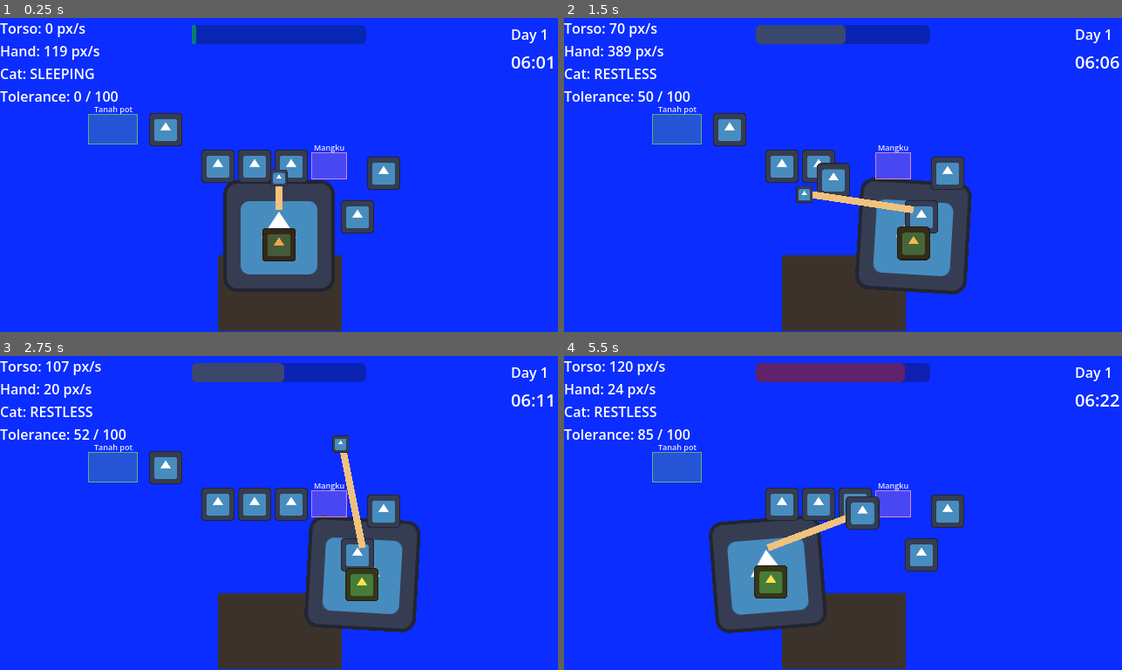
Above: before the commit, frames 1-4 (two rows, left to right).
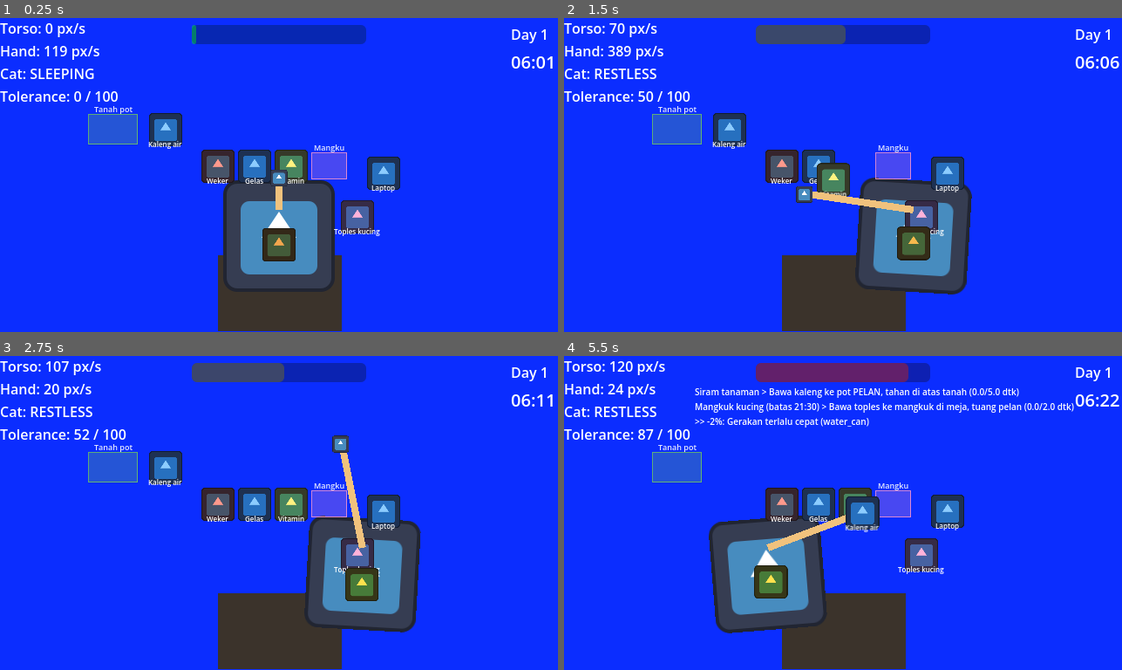
Above: after the commit, the same moments.

Repository: frlbelajarngoding/Cat-on-My-Lap
Game: Godot game, scene res://scenes/main.tscn
Same seed, same stepped clock (60 frames per second), same inputs: the game is played once before the commit and once after it. The engine's default icon, where the game draws it, is replaced by a stand-in: a white triangle on a blue panel in a dark square.
Inputs (mouse positions are in pixels of both pictures, inside the frame that each line leads up to):
- Up to frame 1 (0.25 s): no input
- Up to frame 2 (1.5 s): tap Enter at 0.5 s; move the mouse to (965, 159) at 0.52 s; press the mouse at (965, 159) at 0.53 s; hold D (move_right) 0.53-1.28 s; move the mouse to (731, 190) at 1.27 s; release the mouse at (731, 190) at 1.28 s; hold A (move_left) from 1.28 s (still down); click (731, 190) at 1.35 s
- Up to frame 3 (2.75 s): move the mouse to (334, 443) at 2.02 s; release A (move_left) at 2.03 s; press the mouse at (334, 443) at 2.03 s; hold D (move_right) from 2.03 s (still down); tap R at 2.1 s
- Up to frame 4 (5.5 s): move the mouse to (815, 575) at 2.77 s; release the mouse at (815, 575) at 2.78 s; tap one key every 0.75 s from 2.85 s: 1 2 3 4; click (815, 575) at 3.05 s; move the mouse to (1010, 560) at 3.52 s; release D (move_right) at 3.53 s; press the mouse at (1010, 560) at 3.53 s; hold A (move_left) from 3.53 s (still down); move the mouse to (675, 465) at 4.27 s; release the mouse at (675, 465) at 4.28 s; click (675, 465) at 4.55 s; move the mouse to (870, 513) at 5.02 s; press the mouse at (870, 513) at 5.03 s

The runs differ from the first frame. In frame 1, 2.4% of the frame differs, in the area x 26-71%, y 32-70%; in frame 2, 2.3%; in frame 3, 2.5%; in frame 4, 4.1%, in the area x 14-92%, y 2-77%.
Error before the commit: Invalid access to property or key 'task_completed' on a base object of type 'Node (events.gd)'. (res://scripts/task_manager.gd:62)

Commit message:
Logic Sistem Tugas
hands on gim tolong diperpanjang deadlinenya

Diff:
--- a/scripts/cat.gd
+++ b/scripts/cat.gd
@@ -99,6 +99,9 @@
 	Events.torso_moved.connect(func(s: float) -> void: _torso_speed = s)
 	Events.hand_moved.connect(func(s: float) -> void: _hand_speed = s)
 	Events.item_dropped.connect(_on_item_dropped)
+	# Penalti/pemulihan dari sistem tugas (suara, tumpah, tugas terlambat, bonus).
+	Events.meter_penalty.connect(_on_meter_penalty)
+	Events.meter_recovery.connect(_on_meter_recovery)
 	# Umumkan nilai awal supaya UI langsung tersinkron.
 	Events.tolerance_changed.emit(tolerance, max_tolerance)
 
@@ -148,6 +151,20 @@
 	if jolt > 0.0:
 		_set_tolerance(tolerance + jolt)
 		_evaluate_state()
+
+# Penalti dari sistem tugas: toleransi naik sebesar amount (% meter).
+func _on_meter_penalty(amount: float, _reason: String) -> void:
+	if not is_alive():
+		return
+	_set_tolerance(tolerance + amount)
+	_evaluate_state()
+
+# Pemulihan dari sistem tugas: toleransi turun (tidak di bawah lantai harian).
+func _on_meter_recovery(amount: float) -> void:
+	if not is_alive():
+		return
+	_set_tolerance(tolerance - amount)
+	_evaluate_state()
 
 # Mengubah toleransi (dibatasi 0..max) dan memberi tahu UI/sistem lain.
 # Signal hanya dikirim jika nilainya benar-benar berubah.
--- a/scripts/day_manager.gd
+++ b/scripts/day_manager.gd
@@ -26,6 +26,7 @@
 
 @onready var clock: GameClock = $GameClock
 @onready var hud: DayHUD = $"../HUD"
+@onready var tasks: TaskManager = $"../TaskManager"
 
 func _ready() -> void:
 	Events.tolerance_changed.connect(func(value: float, _max: float) -> void: _tolerance = value)
@@ -62,10 +63,18 @@
 
 # ---------- SUKSES ----------
 
-# Jam mencapai akhir hari tanpa ada kegagalan = hari sukses.
+# Jam mencapai akhir hari (22:00). Hari hanya bisa ditutup bila semua tugas A
+# (mangkuk kucing, vitamin, dll.) selesai. Bila belum, jam berhenti di 22:00 dan
+# pemain masih harus menyelesaikannya, dengan meter kucing tetap berjalan.
 func _on_day_time_ended() -> void:
 	if phase != Phase.RUNNING:
 		return
+	if not tasks.all_required_done():
+		tasks.overtime = true
+		await Events.required_tasks_done
+		tasks.overtime = false
+		if phase != Phase.RUNNING:
+			return   # kucing keburu bangun/jatuh saat lembur
 	_finish_day()
 
 func _finish_day() -> void:
@@ -103,3 +112,10 @@
 			Events.task_failed.emit("Debug: tugas gagal")
 		elif event.keycode == KEY_F2:
 			clock.time_hours = clock.end_hour - 0.01   # loncat ke akhir hari
+		elif event.keycode == KEY_F3:
+			clock.speed_scale = 1.0 if clock.speed_scale > 1.0 else 4.0   # jam x4 / normal
+		elif event.keycode == KEY_F4:
+			# Ganti ke hari berikutnya (1..MAX_DAY) untuk mencoba jadwal tiap hari.
+			GameState.current_day = GameState.current_day % GameState.MAX_DAY + 1
+			GameState.carried_tolerance = 0.0
+			get_tree().reload_current_scene()
--- a/scripts/draggable.gd
+++ b/scripts/draggable.gd
@@ -3,23 +3,38 @@
 # ============================================================
 # DRAGGABLE (Item yang bisa diambil)
 # ------------------------------------------------------------
-# Dasar untuk semua item: remote, telepon, tongkat, makanan, dll.
+# Dasar untuk semua item: telepon, kaleng air, tuas kompor, dll.
 # Hand yang menggerakkan item saat dipegang; skrip ini hanya
 # mengatur status (dipegang/tidak) dan perilaku setelah dilepas.
-# Logic Sistem Tugas dapat meng-extend/mengganti on_dropped().
+# Logic Sistem Tugas (Task) membaca status ini untuk menilai langkah.
 # ============================================================
 
 # Nama item, dipakai untuk identifikasi (debug / sistem tugas).
 @export var item_name: String = "item"
 # Lama (detik) item kembali ke posisi asal setelah dilepas.
 @export var return_time: float = 0.25
+# False = item TIDAK ikut tangan saat dipegang. Dipakai untuk benda
+# tetap yang cuma diklik/ditahan: tuas kompor, pintu microwave, laptop.
+@export var follow_hand: bool = true
+# Teks dan warna placeholder (ganti dengan sprite asli nanti).
+@export var label_text: String = ""
+@export var tint: Color = Color.WHITE
 
 # Posisi awal item di dunia; tujuan kembali setelah di-drop.
 var home_position: Vector2
 # True selama item dipegang tangan.
 var is_held := false
+# Berapa lama (detik) item dipegang pada pegangan terakhir.
+# Dipakai untuk membedakan klik cepat (tap) dari tahan.
+var last_hold_time := 0.0
+# Status tampilan ganda (mis. pintu terbuka). Diubah lewat toggle().
+var toggled := false
+# Waktu (ms) saat item terakhir diambil.
+var _grab_msec := 0
 # Tween animasi kembali; disimpan agar bisa dibatalkan.
 var _tween: Tween
+
+@onready var sprite: Sprite2D = $Sprite2D
 
 func _ready() -> void:
 	# Catat posisi awal sebagai "rumah" item.
@@ -28,6 +43,15 @@
 	# Mask 0 = item tidak mendeteksi apa pun.
 	collision_layer = 2
 	collision_mask = 0
+	sprite.modulate = tint
+	if label_text != "":
+		var label := Label.new()
+		label.text = label_text
+		label.add_theme_font_size_override("font_size", 8)
+		label.custom_minimum_size = Vector2(70, 0)
+		label.horizontal_alignment = HORIZONTAL_ALIGNMENT_CENTER
+		label.position = Vector2(-35, 11)
+		add_child(label)
 
 # Dipanggil Hand saat item diambil.
 func on_grabbed() -> void:
@@ -35,14 +59,42 @@
 	if _tween:
 		_tween.kill()
 	is_held = true
+	_grab_msec = Time.get_ticks_msec()
 	z_index = 10   # tampil di atas objek lain selama dipegang
 
 # Dipanggil Hand saat item dilepas.
 func on_dropped() -> void:
 	is_held = false
 	z_index = 0
-	# Sementara: item meluncur kembali ke posisi asal.
-	# Nanti bisa diganti oleh Logic Sistem Tugas (mis. item jatuh, ditaruh di microwave).
+	last_hold_time = (Time.get_ticks_msec() - _grab_msec) / 1000.0
+	if not follow_hand:
+		return   # benda tetap: tidak ada yang perlu dikembalikan
+	# Item meluncur kembali ke posisi asal. Task bisa membatalkannya
+	# lewat keep_here() bila item memang harus tetap di tempat baru.
 	_tween = create_tween()
 	_tween.tween_property(self, "global_position", home_position, return_time) \
 		.set_trans(Tween.TRANS_QUAD).set_ease(Tween.EASE_OUT)
+
+# Item tetap di posisinya sekarang (batalkan animasi kembali).
+# Dipanggil Task tepat setelah on_dropped() pada langkah "stay".
+func keep_here() -> void:
+	if _tween:
+		_tween.kill()
+
+# Ganti tampilan ganda (mis. pintu tertutup <-> terbuka).
+# Placeholder: item jadi setengah transparan saat toggled.
+func toggle() -> void:
+	toggled = not toggled
+	sprite.modulate.a = 0.35 if toggled else tint.a
+
+# Kembalikan item ke kondisi awal setelah tugas selesai.
+func reset_to_home() -> void:
+	if toggled:
+		toggle()
+	if is_held or not follow_hand:
+		return
+	if _tween:
+		_tween.kill()
+	_tween = create_tween()
+	_tween.tween_property(self, "global_position", home_position, return_time) \
+		.set_trans(Tween.TRANS_QUAD).set_ease(Tween.EASE_OUT)
--- a/scripts/events.gd
+++ b/scripts/events.gd
@@ -83,3 +83,43 @@
 # (ikan mati, alarm terlewat, dll). Otomatis menggagalkan hari.
 @warning_ignore("unused_signal")
 signal task_failed(reason: String)
+
+# ---------- Dipancarkan oleh Logic Sistem Tugas (Task & TaskManager) ----------
+
+# Tugas mulai (muncul / suara mulai berbunyi). id = kunci di TaskCatalog.
+@warning_ignore("unused_signal")
+signal task_started(task_id: String)
+
+# Tugas selesai. clean = true bila tanpa penalti (dapat bonus +1%).
+@warning_ignore("unused_signal")
+signal task_completed(task_id: String, clean: bool)
+
+# Tugas terlambat (suara masuk fase 4 / lewat batas jam). Penalti SUDAH
+# dikenakan sekali dan tugas tetap berjalan. BUKAN game over: berbeda
+# dengan task_failed di atas yang langsung menggagalkan hari.
+@warning_ignore("unused_signal")
+signal task_late(task_id: String)
+
+# Penalti sekali (tumpah, overfeed, terlambat...). Untuk toast/feedback.
+@warning_ignore("unused_signal")
+signal task_penalty(task_id: String, amount: float, reason: String)
+
+# Fase suara sebuah tugas berubah (1 pelan, 2 sedang, 3 nyaring, 4 gagal).
+# 0 tidak pernah dikirim. Dipakai audio: mulai/ubah/hentikan suara.
+@warning_ignore("unused_signal")
+signal sound_phase_changed(task_id: String, phase: int)
+
+# Semua tugas A hari ini selesai. Dipakai DayManager untuk menutup hari.
+@warning_ignore("unused_signal")
+signal required_tasks_done
+
+# ---------- Perintah ke meter kucing (didengarkan Cat) ----------
+
+# Tambah toleransi (meter kucing turun). amount dalam % meter. Dipakai
+# penalti sekali maupun drain per-frame dari suara.
+@warning_ignore("unused_signal")
+signal meter_penalty(amount: float, reason: String)
+
+# Kurangi toleransi (meter kucing pulih), mis. bonus tugas bersih.
+@warning_ignore("unused_signal")
+signal meter_recovery(amount: float)
--- a/scripts/hand.gd
+++ b/scripts/hand.gd
@@ -26,6 +26,7 @@
 
 func _ready() -> void:
 	_prev_pos = global_position
+	add_to_group("hand")   # supaya sistem lain bisa menemukan tangan
 
 func _process(delta: float) -> void:
 	# 1. Target = posisi mouse, tapi dibatasi jangkauan lengan dari bahu.
@@ -41,8 +42,9 @@
 	hand_speed = lerpf(hand_speed, raw_speed, 0.25)
 	_prev_pos = global_position
 
-	# 4. Item yang dipegang selalu menempel di posisi tangan.
-	if held_item:
+	# 4. Item yang dipegang menempel di posisi tangan. Benda tetap
+	#    (tuas, pintu, laptop: follow_hand = false) tidak ikut bergerak.
+	if held_item and held_item.follow_hand:
 		held_item.global_position = global_position
 
 	# Laporkan kecepatan tangan ke sistem lain (Cat).
--- a/scripts/hud.gd
+++ b/scripts/hud.gd
@@ -11,6 +11,7 @@
 @onready var clock_label: Label = $ClockLabel
 @onready var status_label: Label = $StatusLabel
 @onready var blackout: ColorRect = $Blackout
+@onready var quest_label: Label = $QuestLabel
 
 func _ready() -> void:
 	blackout.modulate.a = 0.0   # mulai transparan
@@ -30,6 +31,10 @@
 	status_label.text = text
 	status_label.show()
 
+# Mengisi panel quest (daftar tugas aktif). Diisi TaskManager.
+func set_quest_text(text: String) -> void:
+	quest_label.text = text
+
 # Layar memudar jadi hitam. Pemanggil bisa: await hud.fade_to_black(1.0)
 func fade_to_black(duration: float) -> void:
 	var tw := create_tween()
--- a/scripts/player.gd
+++ b/scripts/player.gd
@@ -36,6 +36,7 @@
 func _ready() -> void:
 	# Simpan posisi awal sebagai titik tengah sofa.
 	_origin_x = position.x
+	add_to_group("player")   # dipakai TaskZone yang menempel di badan (telinga, mulut)
 
 # Pergerakan dihitung di physics process agar konsisten (delta tetap).
 func _physics_process(delta: float) -> void:
